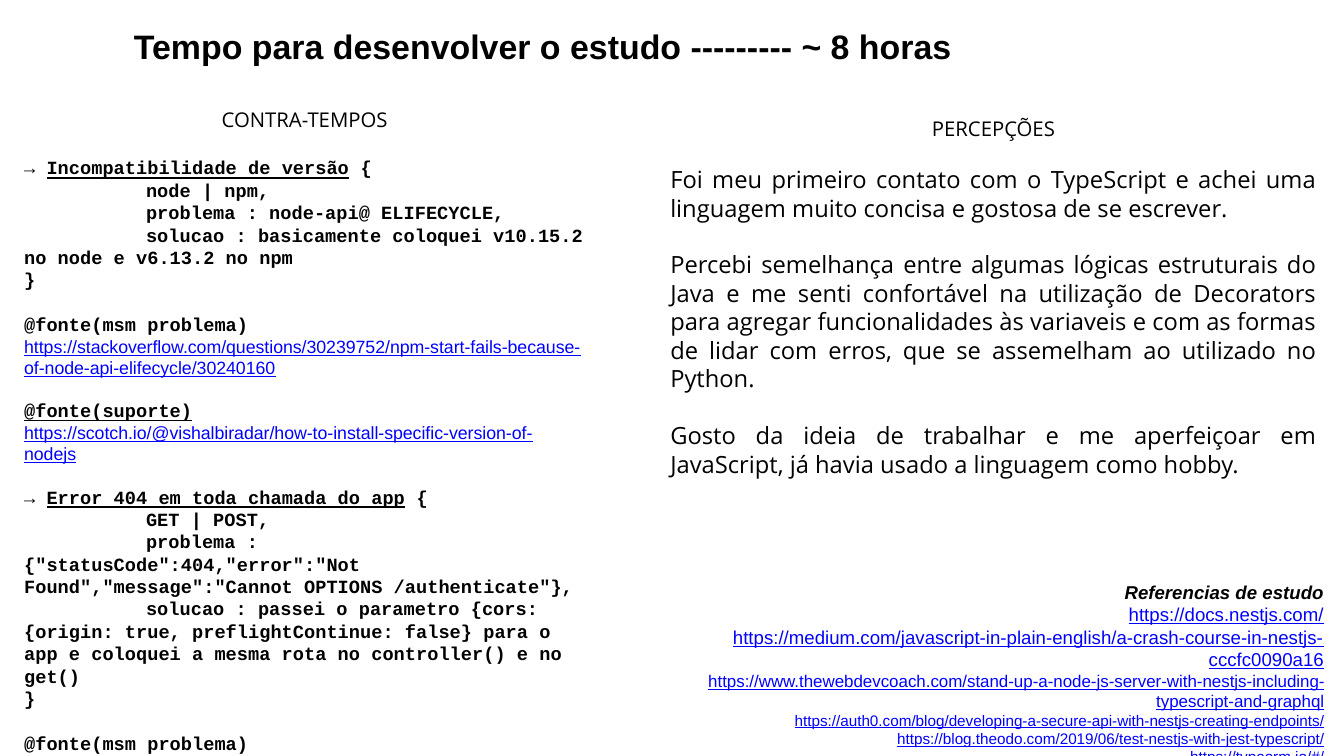
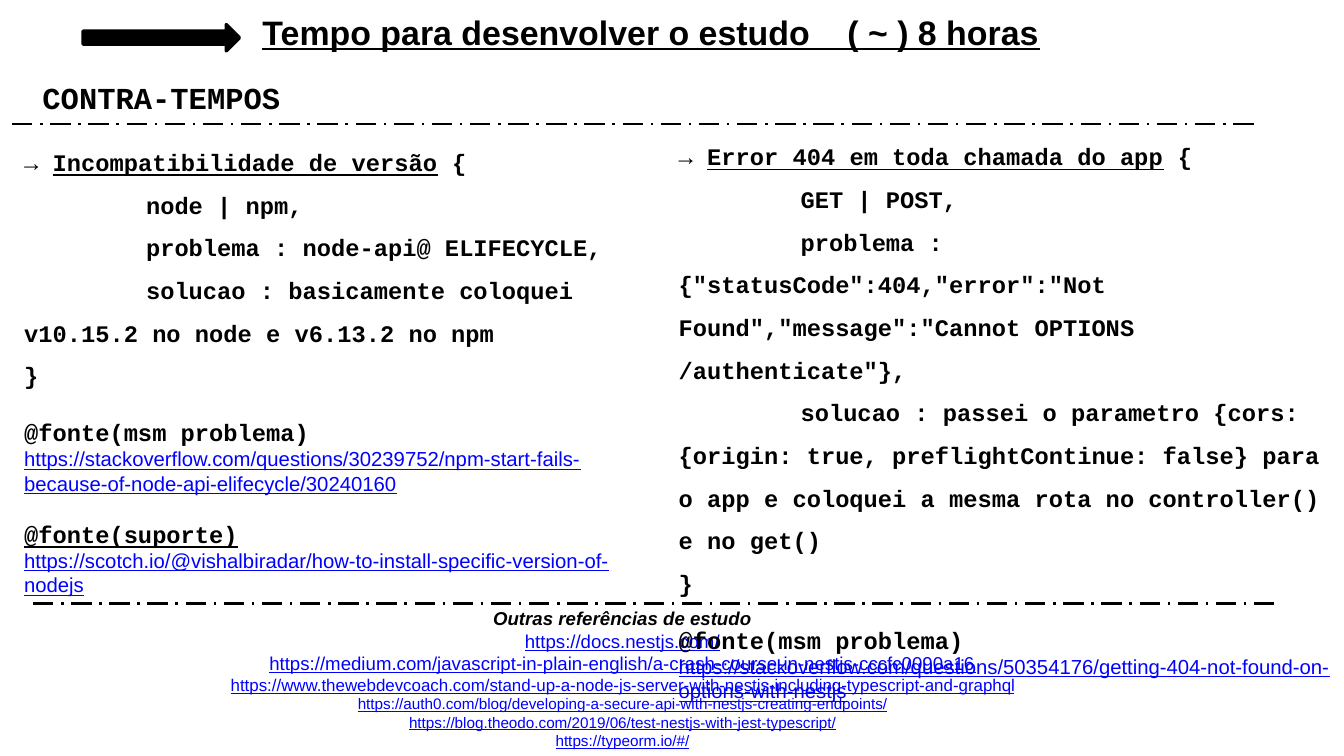
Before and after one commit to and2carvalho/cepJS, a slide deck: slide 9 of apesentacaoNestJS.pptx (slide 8 before the commit). Drawn at 1344x756 pixels with LibreOffice and Linux fonts; fonts in the diff are those of the drawing. Boxes give left, top, right and bottom in pixels: in the first picture for what was removed or moved away, otherwise in the second. Text is boxed around its words. In the diff, an @@ line names an element or a change of style, - is before the commit and + after.

```diff
--- a/apesentacaoNestJS.pptx
+++ b/apesentacaoNestJS.pptx
@@ right arrow added at bbox=[83, 24, 239, 51], fill #000000, outline #000000 2 pt @@
@@ text at bbox=[262, 17, 1038, 51]: text changed @@
-Tempo para desenvolver o estudo --------- ~ 8 horas
+Tempo para desenvolver o estudo ( ~ ) 8 horas
@@ text added at bbox=[42, 88, 280, 110], 18 pt, text #000000, bold @@
+CONTRA-TEMPOS
@@ text at bbox=[222, 112, 388, 128]: paragraph removed @@
-CONTRA-TEMPOS
@@ text removed at bbox=[670, 117, 1316, 479] @@
-PERCEPÇÕES
-Foi meu primeiro contato com o TypeScript e achei uma linguagem muito concisa e gostosa de se escrever.
-Percebi semelhança entre algumas lógicas estruturais do Java e me senti confortável na utilização de Decorators para agregar funcionalidades às variaveis e com as formas de lidar com erros, que se assemelham ao utilizado no Python.
-Gosto da ideia de trabalhar e me aperfeiçoar em JavaScript, já havia usado a linguagem como hobby.
@@ text "→ Incompatibilidade de versão {": place and size @@
-text "→ Incompatibilidade de versão {" at bbox=[24, 112, 583, 687]
+text "→ Incompatibilidade de versão {" at bbox=[24, 154, 608, 597]
@@ text "→ Incompatibilidade de versão {" at bbox=[24, 154, 608, 597]: size 11 to 14 pt in "→ Incompatibilidade de versão {", "node | npm,", "problema : node-api@ ELIFECYCLE,", "solucao : basicamente coloquei v10.15.2 no node ..." and 3 more places; size 10.5 to 12 pt in "https://stackoverflow.com/questions/30239752/npm-start-fails ...", "https://scotch.io/@vishalbiradar/how-to-install-specific-ver ..."; line spacing 1 to 1.5 @@
@@ line added from (12, 124) to (1260, 124), #000000 1.5 pt dashed @@
@@ text added at bbox=[679, 148, 1329, 704], 14 pt, text #000000, bold @@
+→ Error 404 em toda chamada do app {
+GET | POST,
+problema : {"statusCode":404,"error":"Not Found","message":"Cannot OPTIONS /authenticate"},
+solucao : passei o parametro {cors:{origin: true, preflightContinue: false} para o app e coloquei a mesma rota no controller() e no get()
+}
+@fonte(msm problema)
+https://stackoverflow.com/questions/50354176/getting-404-not-found-on-options-with-nestjs
@@ text at bbox=[24, 491, 573, 687]: paragraphs removed @@
-→ Error 404 em toda chamada do app {
-GET | POST,
-problema : {"statusCode":404,"error":"Not Found","message":"Cannot OPTIONS /authenticate"},
-solucao : passei o parametro {cors:{origin: true, preflightContinue: false} para o app e coloquei a mesma rota no controller() e no get()
-}
-@fonte(msm problema)
-https://stackoverflow.com/questions/50354176/getting-404-not-found-on-options-with-nestjs
@@ text "Outras referências de estudo": place and size @@
-text "Outras referências de estudo" at bbox=[708, 585, 1324, 747]
+text "Outras referências de estudo" at bbox=[231, 611, 1015, 749]
@@ line added from (33, 604) to (1281, 604), #000000 1.5 pt dashed @@
@@ text at bbox=[493, 611, 751, 626]: text changed @@
-Referencias de estudo
+Outras referências de estudo
@@ text at bbox=[231, 633, 1015, 749]: alignment right to centre @@
```
Also in this commit, not shown: 6 other slides changed, 1 slide added.
